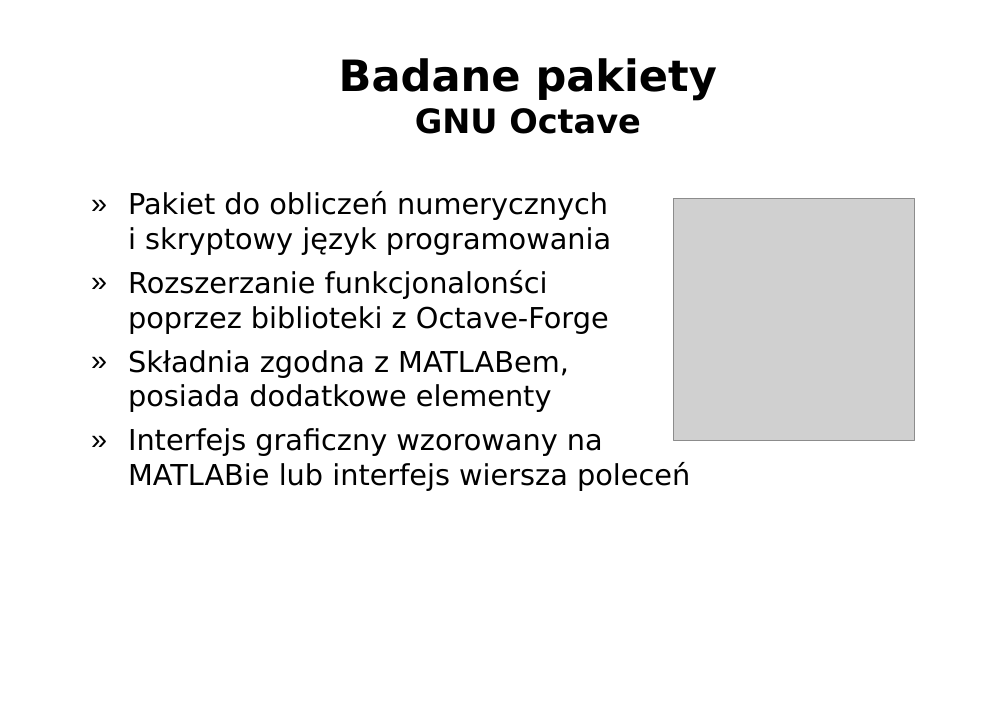
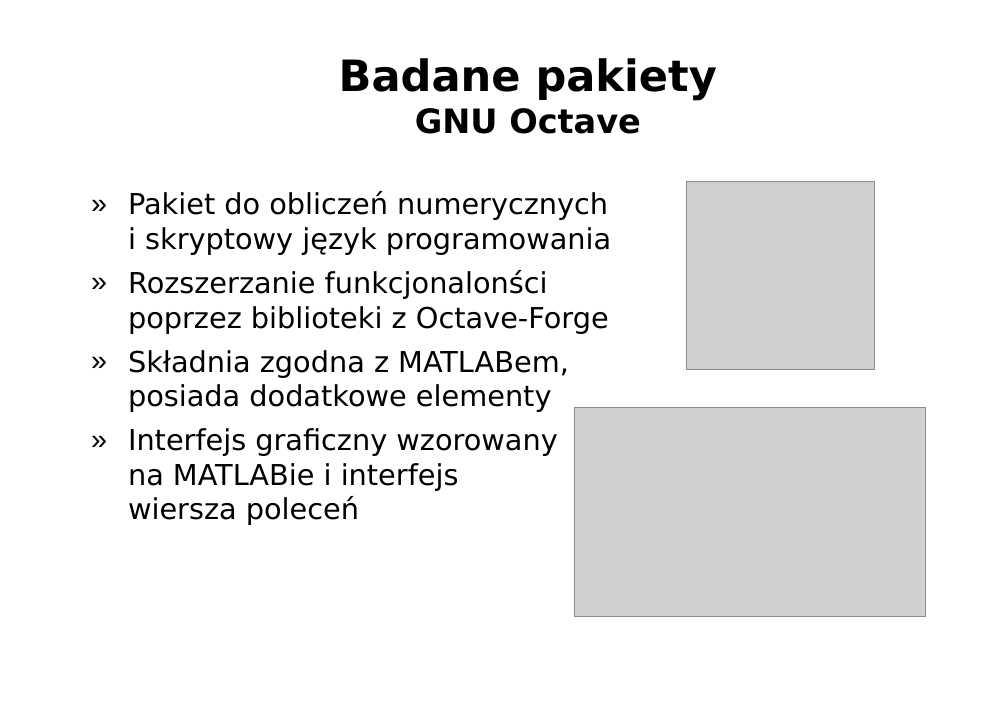
Before and after one commit to Ashymad/praca.inz, a slide deck: slide 4 of prez/prezentacja.odp. Drawn at 1008x713 pixels with LibreOffice and Linux fonts; fonts in the diff are those of the drawing; grey boxes stand for pictures; background and template pictures are left out. Boxes give left, top, right and bottom in pixels: in the first picture for what was removed or moved away, otherwise in the second. Text is boxed around its words. In the diff, an @@ line names an element or a change of style, - is before the commit and + after.

```diff
--- a/prez/prezentacja.odp
+++ b/prez/prezentacja.odp
@@ picture: place and size @@
-picture at (673, 198, 915, 440)
+picture at (686, 181, 875, 370)
@@ picture added at (575, 407, 926, 616) @@
@@ text at (128, 428, 557, 525): text changed @@
-» Interfejs graficzny wzorowany na
-  MATLABie lub interfejs wiersza poleceń
+» Interfejs graficzny wzorowany
+  na MATLABie i interfejs
+  wiersza poleceń
```
Also in this commit, not shown: 9 other slides changed, 3 slides added, 1 slide removed, 5 other files.
